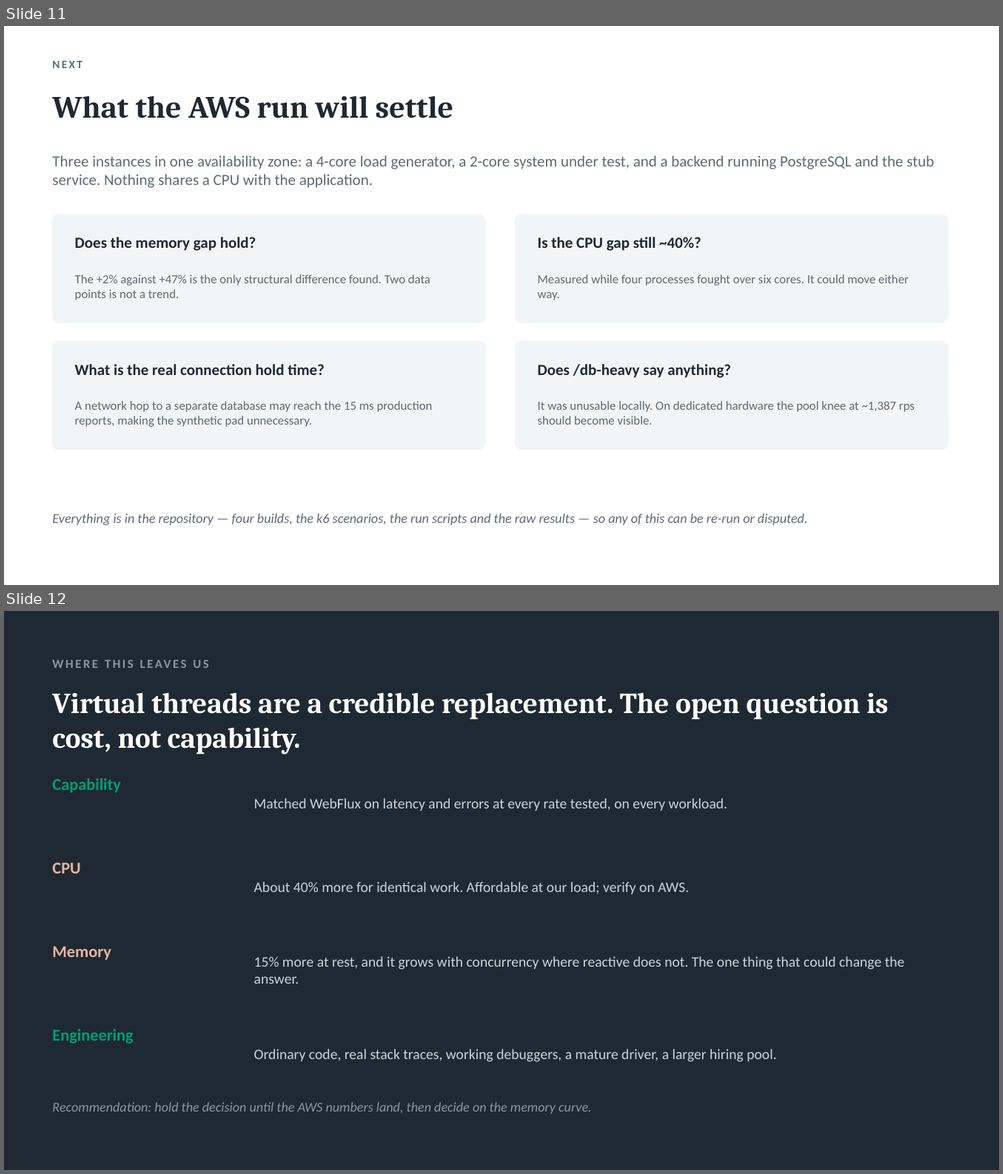
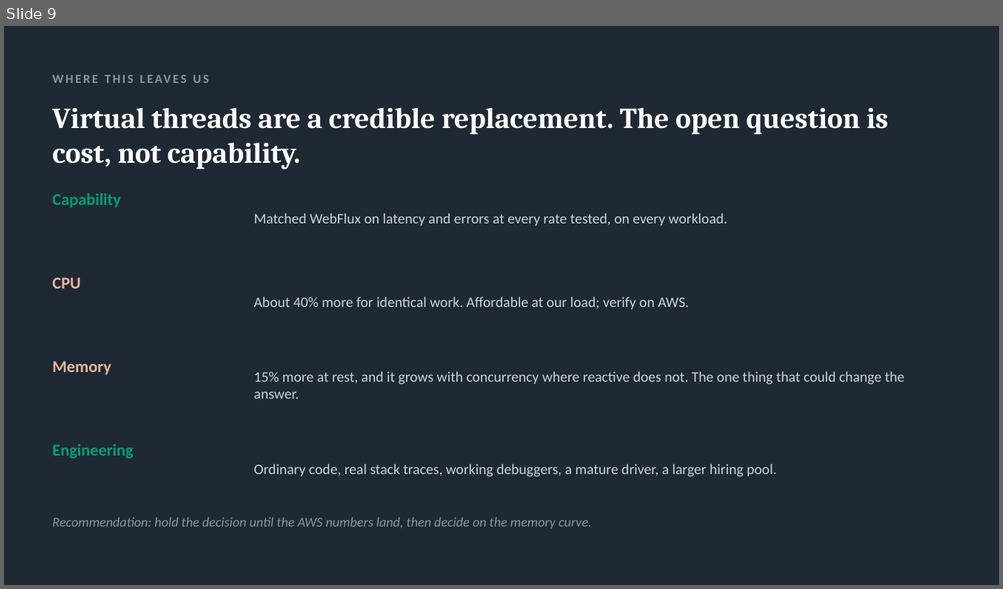
Before and after one commit to airhead-dom/java-stack-comparison, a slide deck: docs/virtual-threads-technical.pptx. Shown one above the other, each under a label of ours: slides 11 and 12 before the commit, slide 9 after it. The pictures are 1003x1174 and 1003x589 pixels, drawn with LibreOffice and Linux fonts; fonts in the diff are those of the drawing. Boxes give left, top, right and bottom in pixels: in the first picture for what was removed or moved away, otherwise in the second. Text is boxed around its words. In the diff, an @@ line names an element or a change of style, - is before the commit and + after.

Commit message:
added test results from aWS

```diff
--- a/docs/virtual-threads-technical.pptx
+++ b/docs/virtual-threads-technical.pptx
@@ slide 11 removed at box(4, 26, 999, 585), background #FFFFFF @@
@@ text removed at box(52, 61, 82, 68) @@
-NEXT
@@ text removed at box(52, 96, 453, 118) @@
-What the AWS run will settle
@@ text removed at box(52, 156, 933, 188) @@
-Three instances in one availability zone: a 4-core load generator, a 2-core system under test, and a backend running PostgreSQL and the stub service. Nothing shares a CPU with the application.
@@ rounded rectangle removed at box(53, 215, 485, 323) @@
@@ rounded rectangle removed at box(515, 215, 948, 323) @@
@@ text removed at box(75, 237, 256, 251) @@
-Does the memory gap hold?
@@ text removed at box(538, 237, 701, 251) @@
-Is the CPU gap still ~40%?
@@ text removed at box(75, 275, 430, 301) @@
-The +2% against +47% is the only structural difference found. Two data points is not a trend.
@@ text removed at box(538, 275, 908, 301) @@
-Measured while four processes fought over six cores. It could move either way.
@@ rounded rectangle removed at box(53, 341, 485, 450) @@
@@ rounded rectangle removed at box(515, 341, 948, 450) @@
@@ text removed at box(75, 364, 324, 375) @@
-What is the real connection hold time?
@@ text removed at box(538, 364, 731, 378) @@
-Does /db-heavy say anything?
@@ text removed at box(75, 401, 432, 427) @@
-A network hop to a separate database may reach the 15 ms production reports, making the synthetic pad unnecessary.
@@ text removed at box(538, 401, 914, 425) @@
-It was unusable locally. On dedicated hardware the pool knee at ~1,387 rps should become visible.
@@ text removed at box(52, 514, 808, 526) @@
-Everything is in the repository — four builds, the k6 scenarios, the run scripts and the raw results — so any of this can be re-run or disputed.
@@ what was slide 12 is now slide 9 @@
```
Also in this commit, not shown: 7 slides changed, 2 other slides removed, 29 other files.
